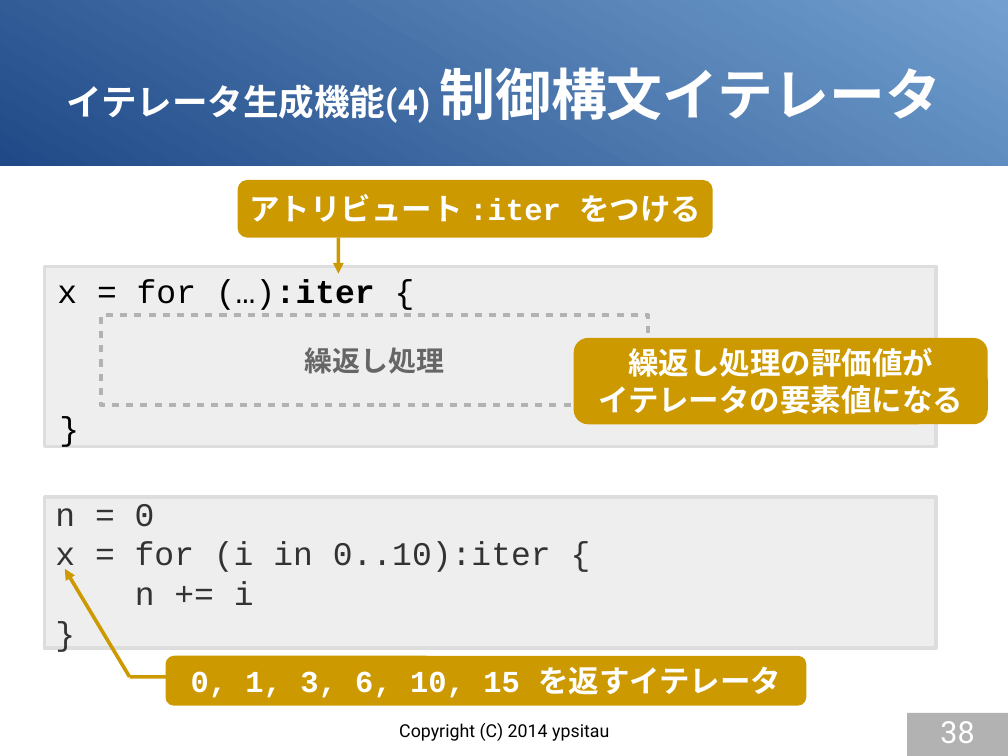
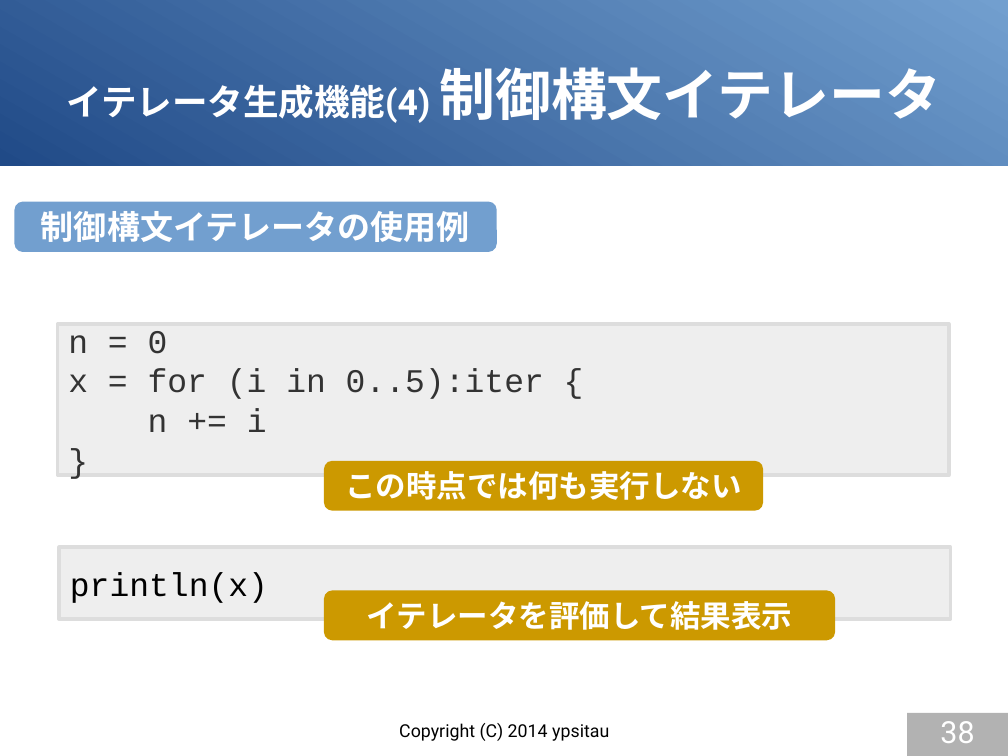
Before and after one commit to gura-lang/gura-doc, a slide deck: slide 38 of presentation/gura-introduction.odp. Drawn at 1008x756 pixels with LibreOffice and Linux fonts; fonts in the diff are those of the drawing. Boxes give left, top, right and bottom in pixels: in the first picture for what was removed or moved away, otherwise in the second. Text is boxed around its words. In the diff, an @@ line names an element or a change of style, - is before the commit and + after.

```diff
--- a/presentation/gura-introduction.odp
+++ b/presentation/gura-introduction.odp
@@ rounded rectangle added at (15,201,498,252), fill #729FCF, 26 pt, text #FFFFFF, bold @@
+制御構文イテレータの使用例
@@ rounded rectangle removed at (238,180,713,238) @@
-アトリビュート :iter をつける
@@ arrow removed from (338, 238) to (338, 273) @@
@@ rectangle removed at (45,266,937,446) @@
@@ text removed at (57,279,375,310) @@
-x = for (…):iter {
@@ rectangle "n = 0": place and size @@
-rectangle "n = 0" at (45,497,937,648)
+rectangle "n = 0" at (58,324,949,475)
@@ rectangle removed at (101,315,648,404) @@
-繰返し処理
@@ rounded rectangle removed at (574,338,988,424) @@
-繰返し処理の評価値が
-イテレータの要素値になる
@@ text in rectangle at (68,369,544,399): text changed @@
-x = for (i in 0..10):iter {
+x = for (i in 0..5):iter {
@@ text removed at (50,403,86,461) @@
-}
@@ rounded rectangle added at (324,461,763,511), fill #CC9900, 24 pt, text #FFFFFF, bold @@
+この時点では何も実行しない
@@ rectangle added at (59,547,951,619), fill #EEEEEE, outline #DDDDDD 2.83 pt, 26 pt, text #000000 @@
+println(x)
@@ arrow removed from (130, 677) to (65, 569) @@
@@ rounded rectangle added at (324,591,835,641), fill #CC9900, 24 pt, text #FFFFFF, bold @@
+イテレータを評価して結果表示
@@ rounded rectangle removed at (166,656,807,706) @@
-0, 1, 3, 6, 10, 15 を返すイテレータ
@@ line removed from (130, 677) to (169, 677) @@
```
Also in this commit, not shown: 8 other slides changed.
